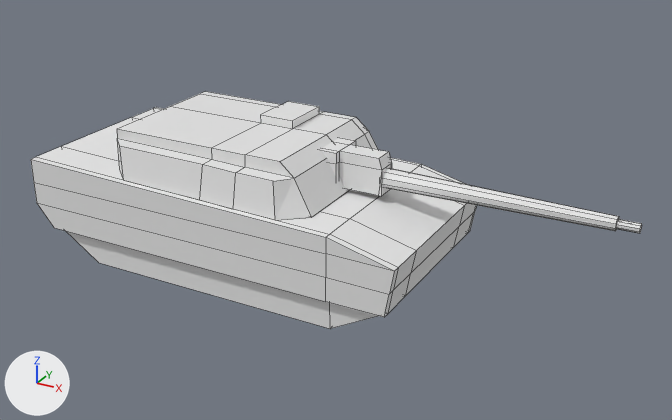
The Blender file src/mesh/tankObject.blend: old version first, new version second.
Before and after are seen from a 50 mm lens placed at (5.61, -8.1, 4.86), pointed at (1.13, 0.04, 0.79). The axes (+X, +Y, +Z) are drawn at lower left. The lights are the same throughout. Mesh edges are drawn as thin lines.

Names of what the first picture shows: 'TankBottom', 'TankCannon', 'TankTop'.
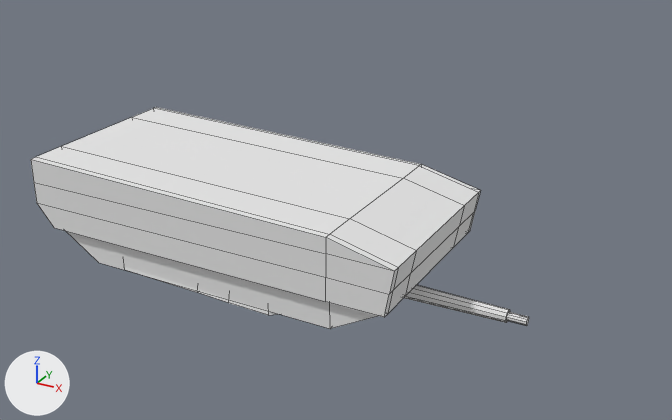
Where the change shows, as pixel boxes [x1, y1, x2, y2] in the pictures (672 x 420 px):
'TankTop', moved
    before: [117, 91, 378, 220]
    after: [125, 267, 277, 315]
'TankCannon', moved
    before: [320, 138, 642, 233]
    after: [404, 285, 529, 326]

What changed in the scene script:
```text
Change ob_tanktop:
    ob_tanktop.location: (0.113, 0.0, 0.967) -> (0.0, 0.0, -0.14)
Change ob_tankcannon:
    ob_tankcannon.location: (0.0, 0.0, 0.979) -> (-1.0, 0.135, -0.35)
```
